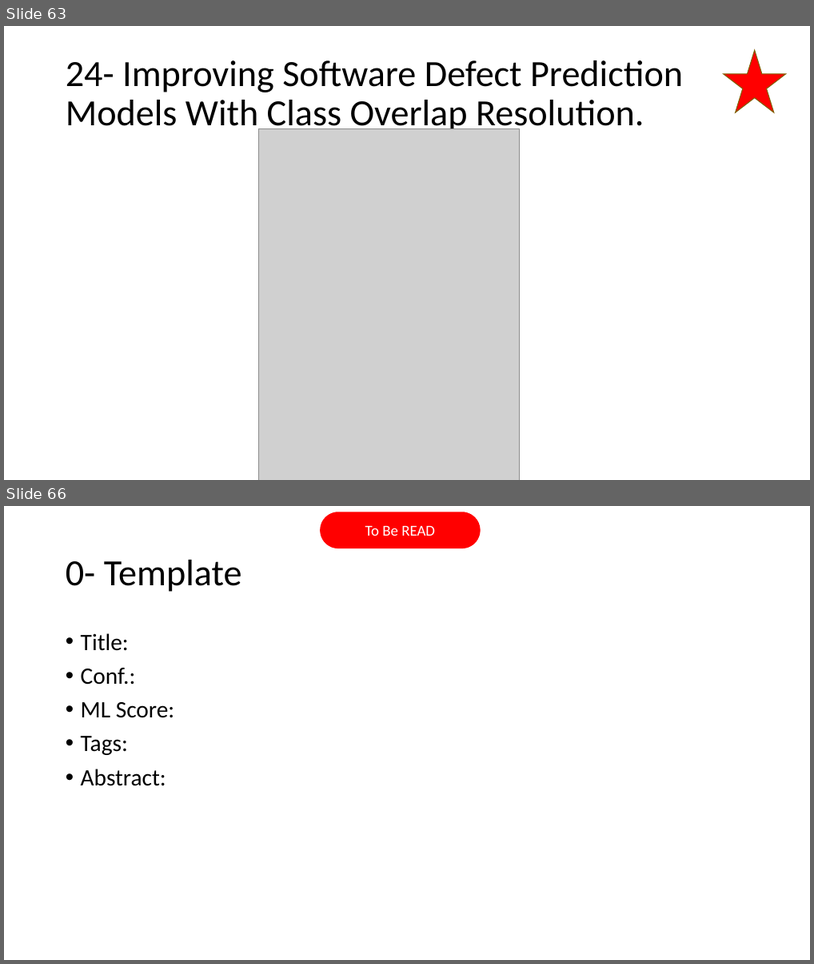
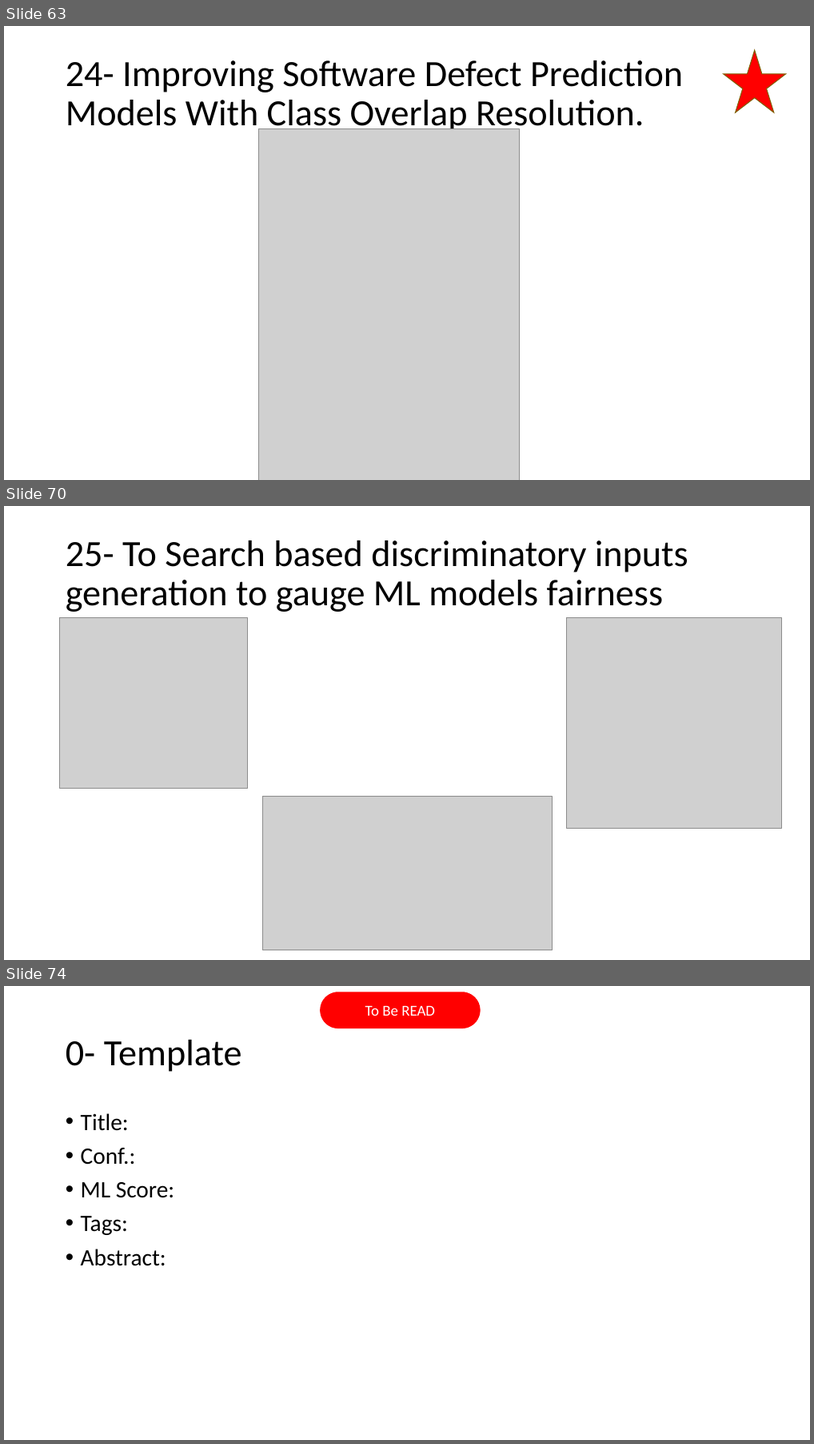
Before and after one commit to AhmadM-DL/SEML, a slide deck: SEML.pptx. Shown one above the other, each under a label of ours: slides 63 and 66 before the commit, slides 63, 70 and 74 after it; the slides between them are not shown. The pictures are 814x964 and 814x1444 pixels, drawn with LibreOffice and Linux fonts; fonts in the diff are those of the drawing; grey boxes stand for pictures. Boxes give left, top, right and bottom in pixels: in the first picture for what was removed or moved away, otherwise in the second. Text is boxed around its words. In the diff, an @@ line names an element or a change of style, - is before the commit and + after.

```diff
--- a/SEML.pptx
+++ b/SEML.pptx
@@ slide 70 added at [4,506,810,960], background #FFFFFF @@
@@ title added at [66,540,689,612], 44 pt, text #000000 @@
+25- To Search based discriminatory inputs generation to gauge ML models fairness
@@ picture added at [60,618,248,788] @@
@@ picture added at [567,618,782,828] @@
@@ picture added at [263,796,552,949] @@
@@ what was slide 66 is now slide 74 @@
```
Also in this commit, not shown: 2 slides changed, 7 other slides added, 7 other files.
